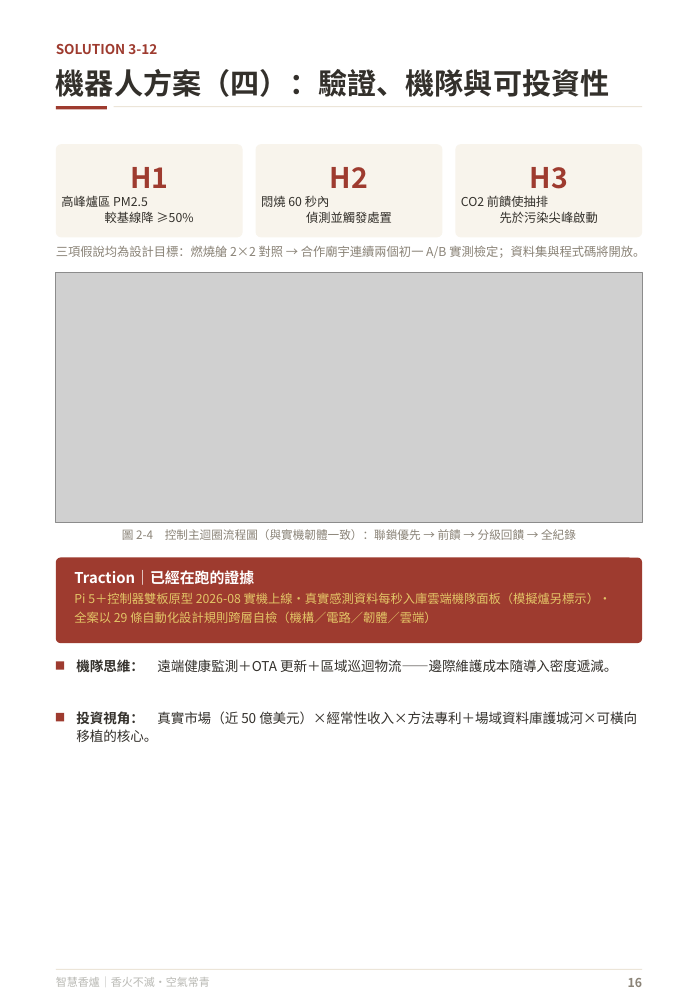
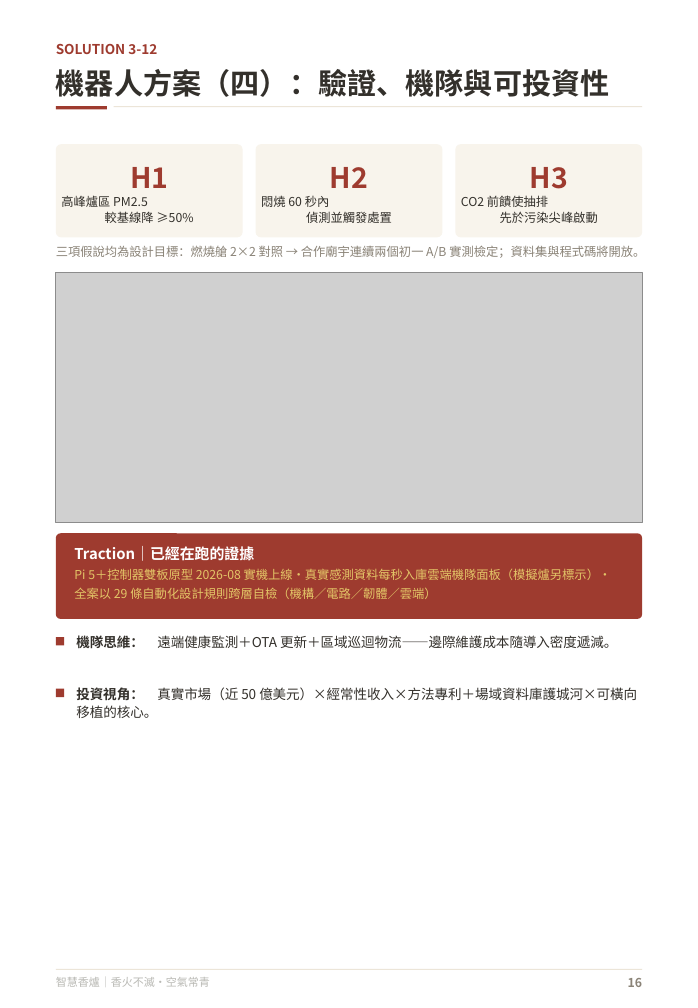
Before and after one commit to feihong9487/WRO2026, a slide deck: slide 17 of 簡報/未來新創家＿高中職組_v3.pptx. Drawn at 698x1008 pixels with LibreOffice and Linux fonts; fonts in the diff are those of the drawing; grey boxes stand for pictures. Boxes give left, top, right and bottom in pixels: in the first picture for what was removed or moved away, otherwise in the second. Text is boxed around its words. In the diff, an @@ line names an element or a change of style, - is before the commit and + after.

```diff
--- a/簡報/未來新創家＿高中職組_v3.pptx
+++ b/簡報/未來新創家＿高中職組_v3.pptx
@@ text removed at [122,527,576,543] @@
-圖 2-4 控制主迴圈流程圖（與實機韌體一致）：聯鎖優先 → 前饋 → 分級回饋 → 全紀錄
@@ 3 texts, 2 rectangles, 1 rounded rectangle: place and size @@
-3 texts, 2 rectangles, 1 rounded rectangle at [56,557,642,742]
+3 texts, 2 rectangles, 1 rounded rectangle at [56,533,642,718]
```
Also in this commit, not shown: 18 other slides changed, 5 other files.
